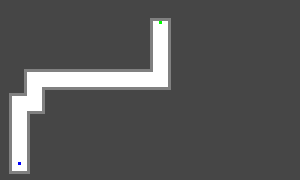
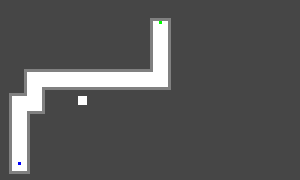
Layers edited between the first and the second 300 × 180 image:
painted on "Layer 1" over [78, 96, 87, 105]
